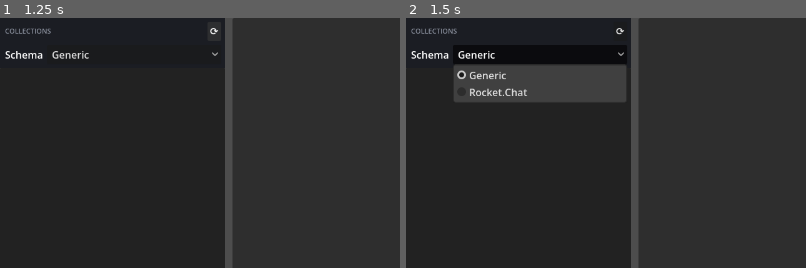
Above: before the commit, frames 1-2 (left to right).
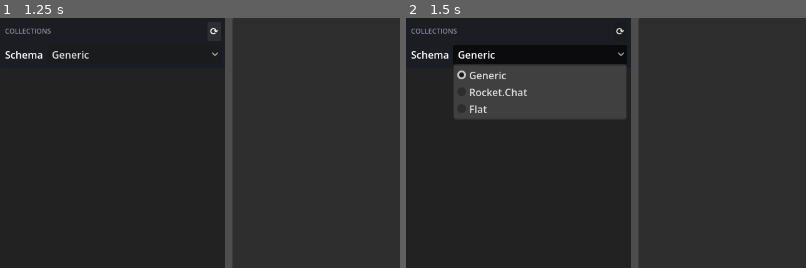
Above: after the commit, the same moments.

Repository: pierre-lehnen-rc/debris
Game: Godot game, scene res://source/ui/workspace/workspace_tab.tscn
Two runs of this game, one before a commit and one after it. Both use one fixed random seed, a clock stepped at 60 frames per second and the inputs below. This scene is started directly instead of the project's main scene.
Inputs:
- Up to frame 1 (1.25 s): click "⟳" at 0.5 s
- Up to frame 2 (1.5 s): click "Generic" at 1.25 s
The pictures show only the part of the screen within x 0-50%, y 0-50%; the shares and areas given below are measured in that part.

Frame 1 is identical in both runs. In frame 2, 2.5% of the frame differs, in the area x 12-55%, y 33-40%.

Commit message:
Add Flat schema option that disables collection grouping
FlatSchema returns an empty structure and maps every collection to a
single-element path, so each one renders at the top level with no folders.

Co-Authored-By: Claude Opus 4.7 <noreply@anthropic.com>

Diff:
--- /dev/null
+++ b/client/source/classes/flat_schema.gd
@@ -0,0 +1,15 @@
+class_name FlatSchema
+extends DatabaseSchema
+
+## A schema that performs no grouping at all: every collection is shown at the
+## top level as a flat list, in the order the caller supplies. Useful when the
+## grouping heuristics get in the way and you want the raw collection list.
+
+## No structure is needed; path_for maps each name straight to a top-level leaf.
+func build_structure(_names: Array) -> Array:
+	return []
+
+
+## Every collection sits at the root, so its path is just its own name.
+func path_for(_structure: Array, name: String) -> Array:
+	return [name]
--- a/client/source/ui/sidebar/collection_sidebar.gd
+++ b/client/source/ui/sidebar/collection_sidebar.gd
@@ -23,6 +23,7 @@
 
 const SCHEMA_GENERIC := 0
 const SCHEMA_ROCKETCHAT := 1
+const SCHEMA_FLAT := 2
 # A database with at least this many "rocketchat_"-prefixed collections is
 # auto-detected as a Rocket.Chat database.
 const ROCKETCHAT_DETECT_THRESHOLD := 2
@@ -88,7 +89,13 @@
 
 
 func _make_schema(index: int) -> DatabaseSchema:
-	return RocketChatSchema.new() if index == SCHEMA_ROCKETCHAT else GenericSchema.new()
+	match index:
+		SCHEMA_ROCKETCHAT:
+			return RocketChatSchema.new()
+		SCHEMA_FLAT:
+			return FlatSchema.new()
+		_:
+			return GenericSchema.new()
 
 
 ## Pick a schema from the loaded collection names unless the user already chose
--- a/client/source/ui/sidebar/collection_sidebar.tscn
+++ b/client/source/ui/sidebar/collection_sidebar.tscn
@@ -49,11 +49,13 @@
 tooltip_text = "Database schema"
 focus_mode = 0
 selected = 0
-item_count = 2
+item_count = 3
 popup/item_0/text = "Generic"
 popup/item_0/id = 0
 popup/item_1/text = "Rocket.Chat"
 popup/item_1/id = 1
+popup/item_2/text = "Flat"
+popup/item_2/id = 2
 
 [node name="Tree" type="Tree" parent="Box"]
 unique_name_in_owner = true
Not shown, added: client/source/classes/flat_schema.gd.uid
